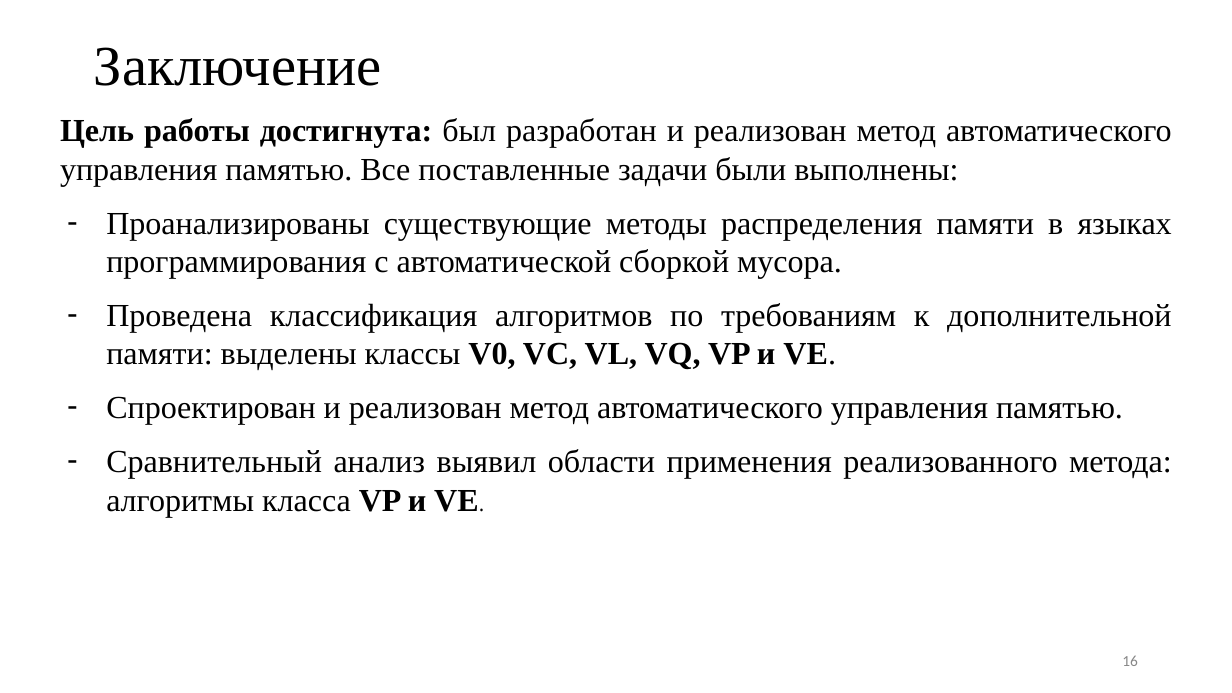
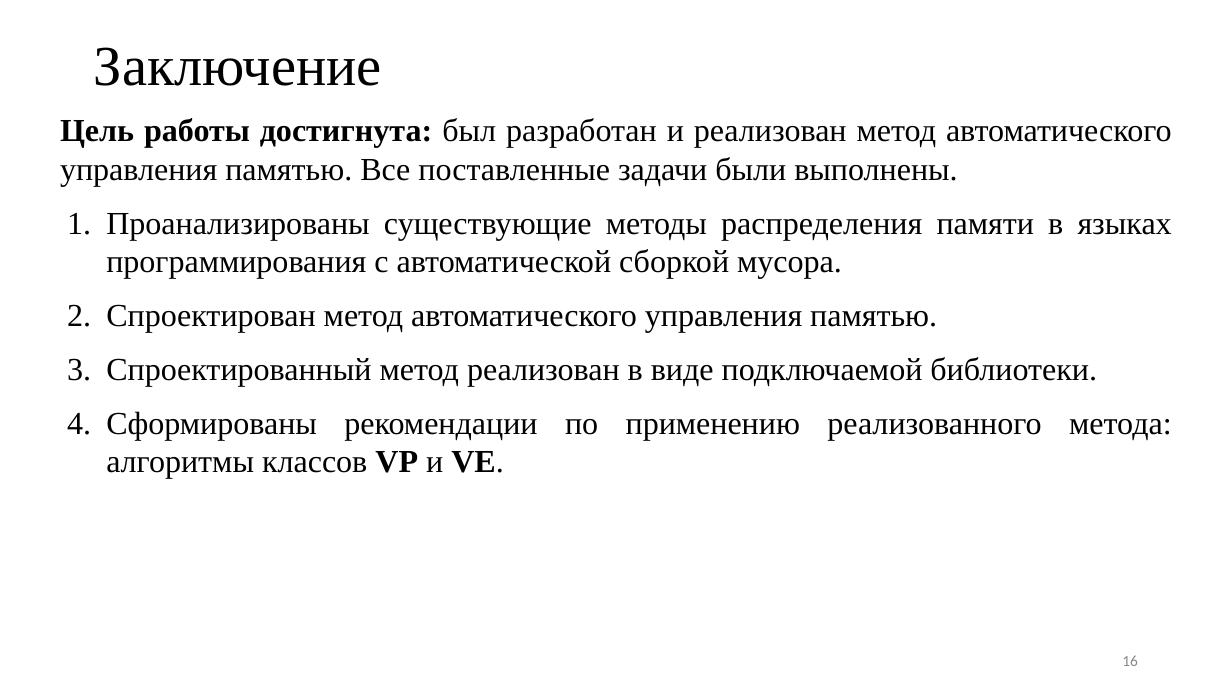
Before and after one commit to Inspirate789/alloc, a slide deck: slide 16 of docs/presentation/bachelor-thesis.pptx. Drawn at 1232x693 pixels with LibreOffice and Linux fonts; fonts in the diff are those of the drawing. Boxes give left, top, right and bottom in pixels: in the first picture for what was removed or moved away, otherwise in the second. Text is boxed around its words. In the diff, an @@ line names an element or a change of style, - is before the commit and + after.

```diff
--- a/docs/presentation/bachelor-thesis.pptx
+++ b/docs/presentation/bachelor-thesis.pptx
@@ text at (60,118,1172,187): text changed @@
-Цель работы достигнута: был разработан и реализован метод автоматического управления памятью. Все поставленные задачи были выполнены:
+Цель работы достигнута: был разработан и реализован метод автоматического управления памятью. Все поставленные задачи были выполнены.
@@ text at (106,304,1172,479): text changed @@
-– Проведена классификация алгоритмов по требованиям к дополнительной памяти: выделены классы V0, VC, VL, VQ, VP и VE.
-– Спроектирован и реализован метод автоматического управления памятью.
-– Сравнительный анализ выявил области применения реализованного метода: алгоритмы класса VP и VE.
+2. Спроектирован метод автоматического управления памятью.
+3. Спроектированный метод реализован в виде подключаемой библиотеки.
+4. Сформированы рекомендации по применению реализованного метода: алгоритмы классов VP и VE.
```
Also in this commit, not shown: 7 other slides changed, 5 slides added, 5 slides removed, 21 other files.
